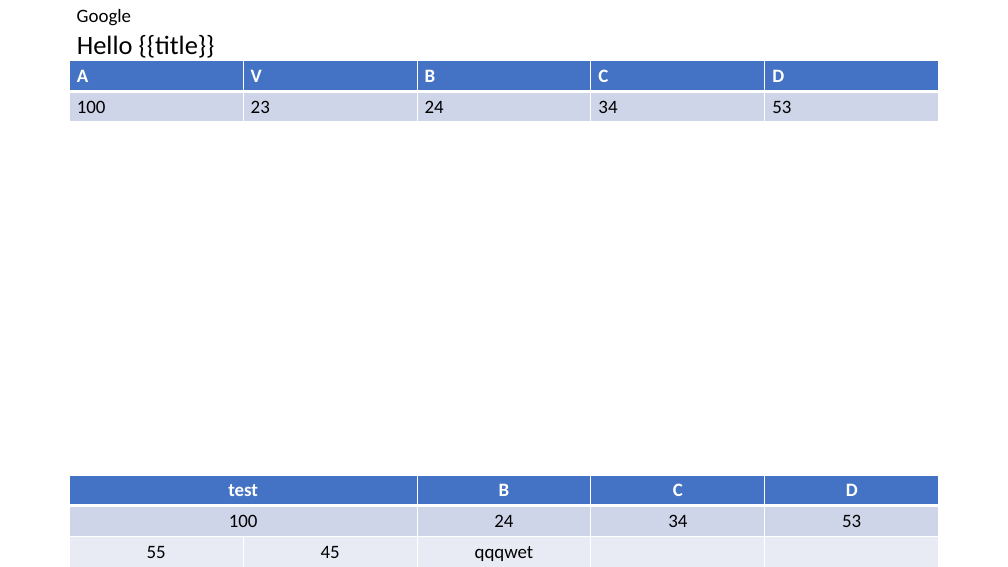
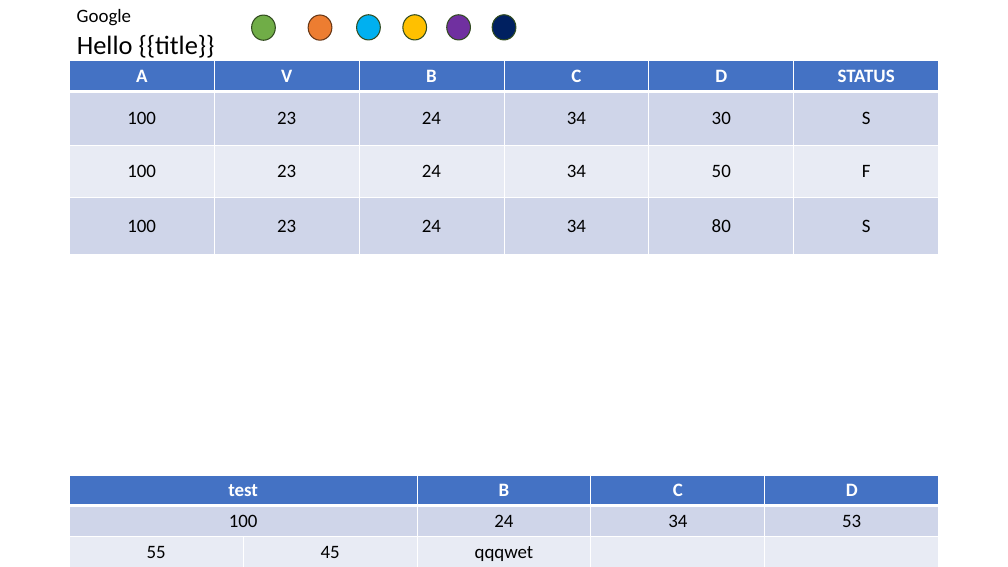
Before and after one commit to jsuyog2/node-pptx-templater, a slide deck: slide 3 of templates/sample.pptx. Drawn at 1008x567 pixels with LibreOffice and Linux fonts; fonts in the diff are those of the drawing. Boxes give left, top, right and bottom in pixels: in the first picture for what was removed or moved away, otherwise in the second. Text is boxed around its words. In the diff, an @@ line names an element or a change of style, - is before the commit and + after.

```diff
--- a/templates/sample.pptx
+++ b/templates/sample.pptx
@@ ellipse added at (252,15,275,40), fill #70AD47, outline #314C1F 1 pt @@
@@ ellipse added at (309,15,332,40), fill #ED7D31, outline #683715 1 pt @@
@@ ellipse added at (357,15,380,40), fill #00B0F0, outline #314C1F 1 pt @@
@@ ellipse added at (403,15,426,40), fill #FFC000, outline #314C1F 1 pt @@
@@ ellipse added at (447,15,470,40), fill #7030A0, outline #314C1F 1 pt @@
@@ ellipse added at (492,15,516,40), fill #002060, outline #314C1F 1 pt @@
@@ table at (70,60,941,254) @@
-A | V | B | C | D
-100 | 23 | 24 | 34 | 53
+A | V | B | C | D | STATUS
+100 | 23 | 24 | 34 | 30 | S
+100 | 23 | 24 | 34 | 50 | F
+100 | 23 | 24 | 34 | 80 | S
```
Also in this commit, not shown: 4 other files.
